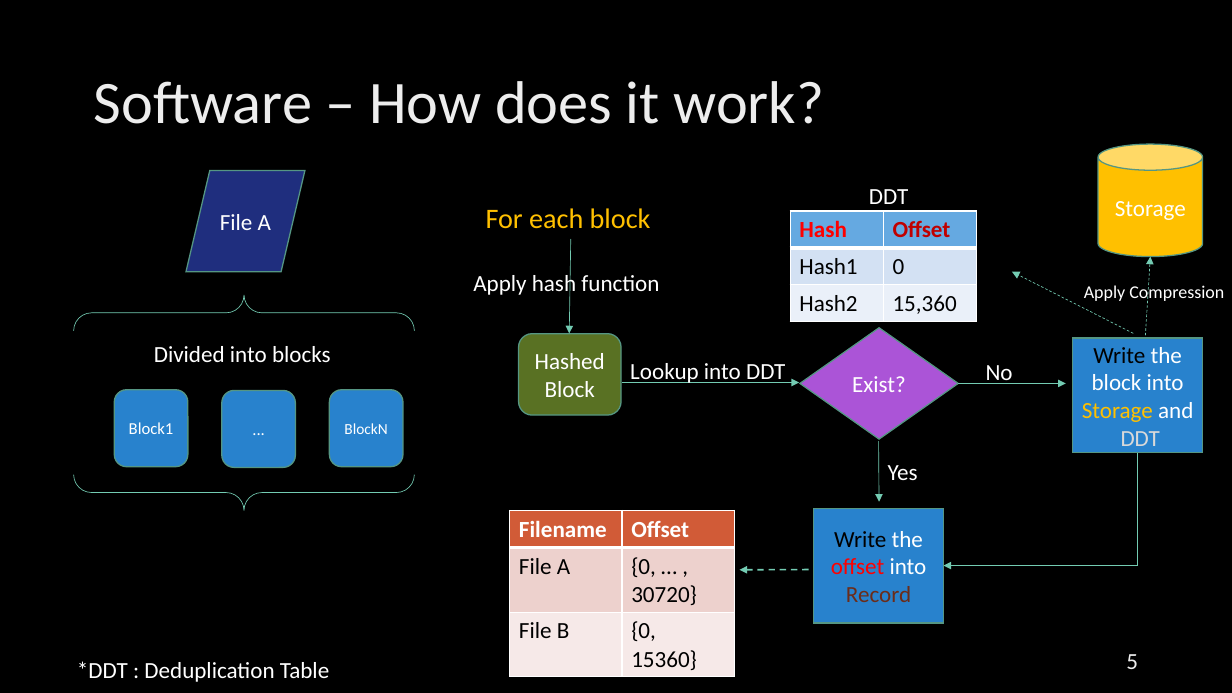
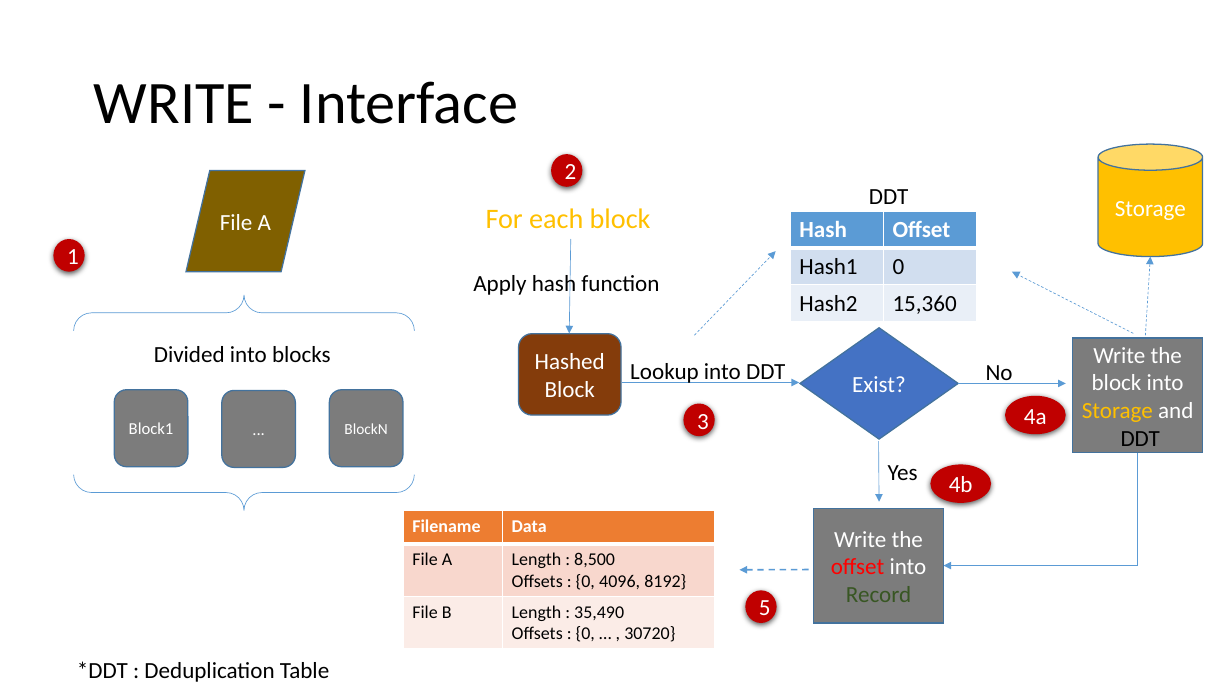
Before and after one commit to parfaire/DaDeDupNew, a slide deck: slide 5 of dd/DaDeDup.pptx. Drawn at 1232x693 pixels with LibreOffice and Linux fonts; fonts in the diff are those of the drawing; background and template pictures are left out. Boxes give left, top, right and bottom in pixels: in the first picture for what was removed or moved away, otherwise in the second. Text is boxed around its words. In the diff, an @@ line names an element or a change of style, - is before the commit and + after.

```diff
--- a/dd/DaDeDup.pptx
+++ b/dd/DaDeDup.pptx
@@ background picture (left out) to #FFFFFF @@
@@ title at (94,81,518,124): text changed; text colour gradient #DEDEDE to #EDEDED to #FFFFFF to #000000 @@
-Software – How does it work?
+WRITE - Interface
@@ cylinder "Storage" at (1098,144,1202,257): outline #559684 1 pt to #43739E 1 pt @@
@@ flow chart input output "File A" at (186,171,305,272): fill #1F2E7E to #806000; outline #559684 1 pt to #43739E 1 pt @@
@@ ellipse added at (551,154,582,187), fill #C00000, 18 pt, text #FFFFFF @@
+2
@@ text colour #FFFFFF to #000000 in 7 elements at (154,346,331,362), (473,272,659,298), (630,363,785,383), (77,661,329,682), (986,365,1013,384), (888,465,918,480), (869,189,908,204) @@
@@ ellipse added at (54,239,85,272), fill #C00000, 18 pt, text #FFFFFF @@
+1
@@ arrow (571, 239) - (569, 334): stroke #73CBB2 0.5 pt to #5B9BD5 0.5 pt @@
@@ table at (790,211,977,322) @@
@@ fill #65A9E1 to #5B9BD5 in row 1 @@
@@ fill #D3E2F4 to #D2DEEF in row 2 @@
@@ fill #EAF1F9 to #EAEFF7 in row 3 @@
@@ text colour #FF0000 to #FFFFFF in "Hash" @@
@@ text colour #C00000 to #FFFFFF in "Offset" @@
@@ arrow added from (695, 335) to (775, 251), #5B9BD5 0.5 pt dashed @@
@@ arrow (1146, 335) - (1151, 257): stroke #73CBB2 0.5 pt dashed to #5B9BD5 0.5 pt dashed @@
@@ brace pair at (73,295,414,510): outline #73CBB2 0.5 pt to #5B9BD5 0.5 pt @@
@@ arrow (1134, 334) - (1012, 272): stroke #73CBB2 0.5 pt dashed to #5B9BD5 0.5 pt dashed @@
@@ text removed at (1084,283,1224,303) @@
-Apply Compression
@@ diamond "Exist?" at (800,328,958,439): fill #AB54D7 to #4472C4; outline #559684 1 pt to #43739E 1 pt @@
@@ rounded rectangle "Hashed Block" at (518,334,621,415): fill #597123 to #843C0B; outline #559684 1 pt to #43739E 1 pt @@
@@ rectangle "Write the block into Storage ..." at (1073,338,1203,453): text colour #000000 to #FFFFFF in "Write"; text colour #D9D9D9 to #000000 in "DDT"; fill #2882CD to #7C7C7C; outline #559684 1 pt to #43739E 1 pt @@
@@ arrow (622, 383) - (799, 383): stroke #73CBB2 0.5 pt to #5B9BD5 0.5 pt @@
@@ arrow (958, 384) - (1066, 384): stroke #73CBB2 0.5 pt to #5B9BD5 0.5 pt @@
@@ fill #2882CD to #7C7C7C; outline #559684 1 pt to #43739E 1 pt in 3 elements at (115,390,189,467), (329,390,403,467), (222,391,296,468) @@
@@ ellipse added at (684,404,715,436), fill #C00000, 18 pt, text #FFFFFF @@
+3
@@ ellipse added at (1006,396,1067,434), fill #C00000, 18 pt, text #FFFFFF @@
+4a
@@ arrow (879, 441) - (879, 502): stroke #73CBB2 0.5 pt to #5B9BD5 0.5 pt @@
@@ ellipse added at (931,465,992,504), fill #C00000, 18 pt, text #FFFFFF @@
+4b
@@ elbow arrow (1138, 453) - (944, 566): stroke #73CBB2 0.5 pt to #5B9BD5 0.5 pt @@
@@ rectangle "Write the offset into Record" at (814,508,945,623): text colour #000000 to #FFFFFF in "Write"; text colour #6B2C19 to #385723 in "Record"; fill #2882CD to #7C7C7C; outline #559684 1 pt to #43739E 1 pt @@
@@ table at (403,510,715,649) @@
-row 1, column 2: Offset
+row 1, column 2: Data
-row 2, column 2: {0, … , 30720}
+row 2, column 2: Length : 8,500 Offsets : {0, 4096, 8192}
-row 3, column 2: {0, 15360}
+row 3, column 2: Length : 35,490 Offsets : {0, … , 30720}
@@ fill #D15B37 to #ED7D31 in row 1 @@
@@ fill #EED2CE to #F8D7CE in row 2 @@
@@ fill #F7EAE8 to #FCECE8 in row 3 @@
@@ size 18 to 14 pt in "Filename", "File A", "File B" @@
@@ table: place and size @@
-table at (510,510,736,674)
+table at (403,510,715,649)
@@ arrow (809, 569) - (739, 570): stroke #73CBB2 1.25 pt dashed to #5B9BD5 1.25 pt dashed @@
@@ ellipse "5": place and size @@
-ellipse "5" at (1126,654,1138,669)
+ellipse "5" at (746,591,777,623)
@@ ellipse "5" at (746,591,777,623): text colour gradient #9E9E9E to #EDEDED to #FFFFFF to #FFFFFF; alignment right to centre; fill none to #C00000; shadow on @@
```
Also in this commit, not shown: 9 other slides changed, 1 slide added, 16 other files.
